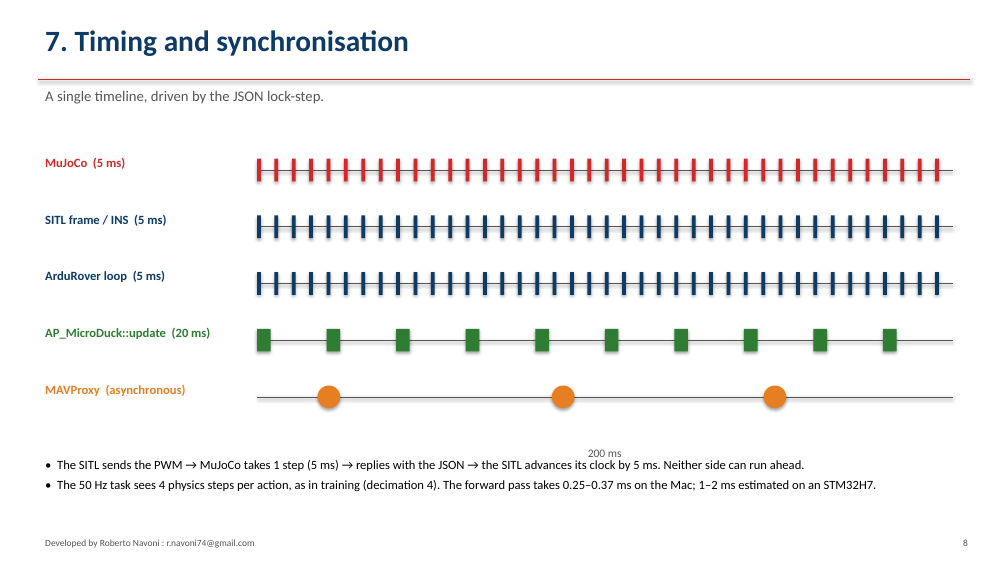
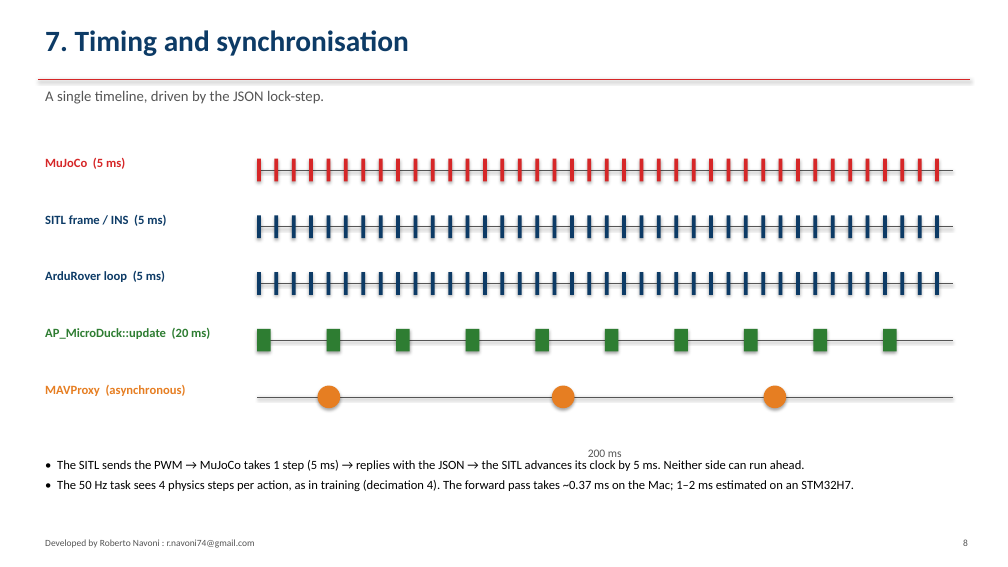
Before and after one commit to virtualrobotix/Arudpilot-Neural-Mixer, a slide deck: slide 8 of docs/architecture-integration.pptx. Drawn at 1008x567 pixels with LibreOffice and Linux fonts; fonts in the diff are those of the drawing. Boxes give left, top, right and bottom in pixels: in the first picture for what was removed or moved away, otherwise in the second. Text is boxed around its words. In the diff, an @@ line names an element or a change of style, - is before the commit and + after.

```diff
--- a/docs/architecture-integration.pptx
+++ b/docs/architecture-integration.pptx
@@ text at (x1=57, y1=480, x2=854, y2=491): text changed @@
-• The 50 Hz task sees 4 physics steps per action, as in training (decimation 4). The forward pass takes 0.25–0.37 ms on the Mac; 1–2 ms estimated on an STM32H7.
+• The 50 Hz task sees 4 physics steps per action, as in training (decimation 4). The forward pass takes ~0.37 ms on the Mac; 1–2 ms estimated on an STM32H7.
```
Also in this commit, not shown: 6 other slides changed, 8 other files.
